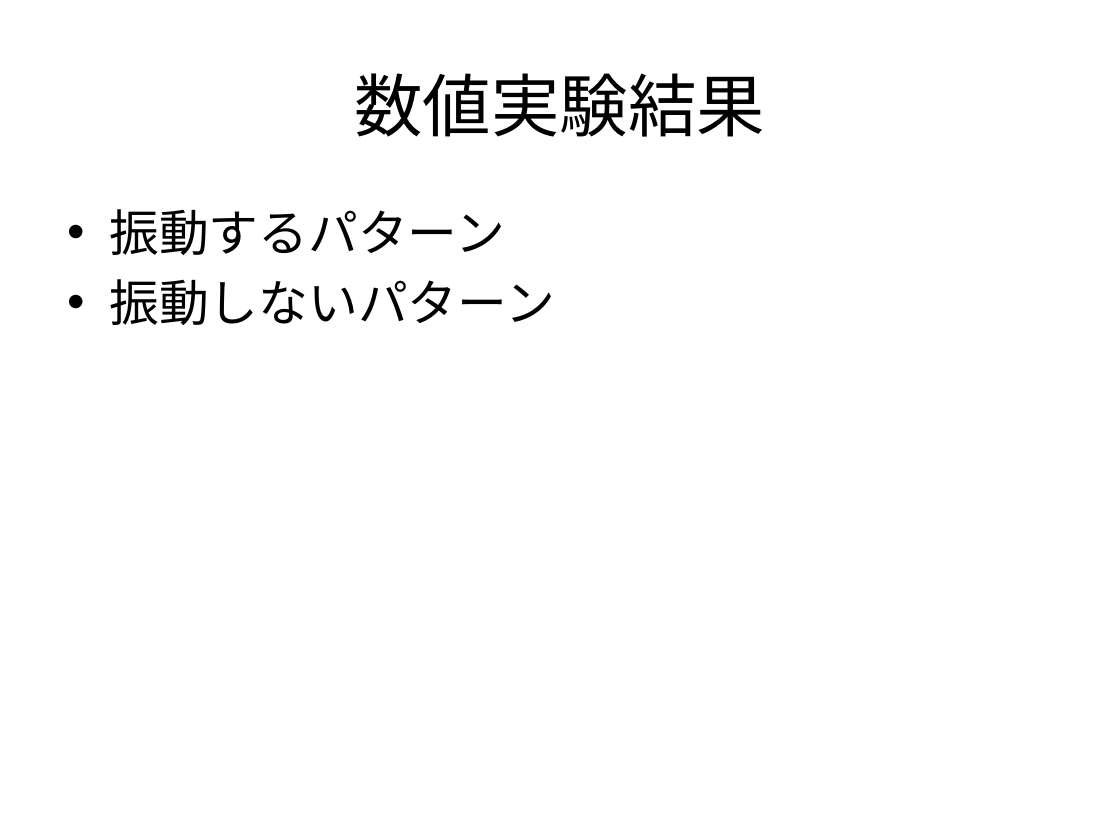
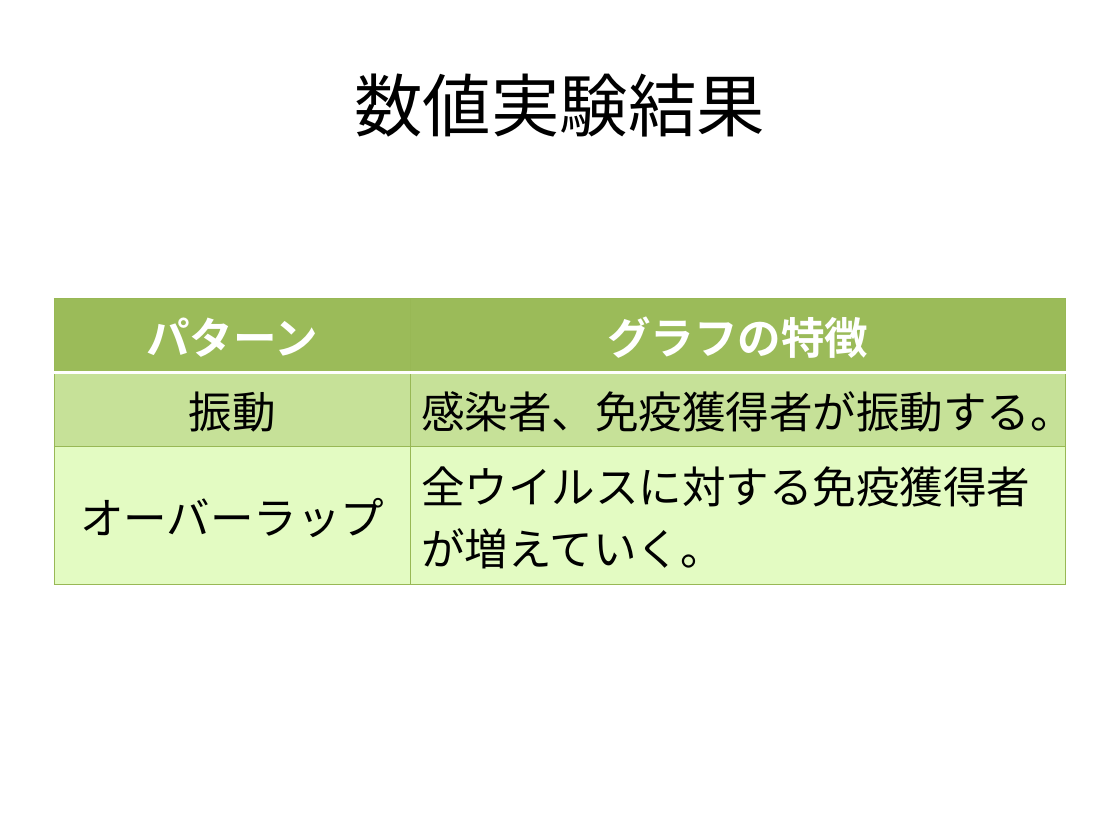
Before and after one commit to nkud/Research-BB, a slide deck: slide 15 of PPT/卒業研究.pptx. Drawn at 1120x840 pixels with LibreOffice and Linux fonts; fonts in the diff are those of the drawing. Boxes give left, top, right and bottom in pixels: in the first picture for what was removed or moved away, otherwise in the second. Text is boxed around its words. In the diff, an @@ line names an element or a change of style, - is before the commit and + after.

```diff
--- a/PPT/卒業研究.pptx
+++ b/PPT/卒業研究.pptx
@@ text removed at (109,209,555,325) @@
-• 振動するパターン
-• 振動しないパターン
@@ table added at (55,299,1066,573), 3 rows, 2 columns @@
+パターン | グラフの特徴
+振動 | 感染者、免疫獲得者が振動する。
+オーバーラップ | 全ウイルスに対する免疫獲得者が増えていく。
```
Also in this commit, not shown: 4 other slides changed.
